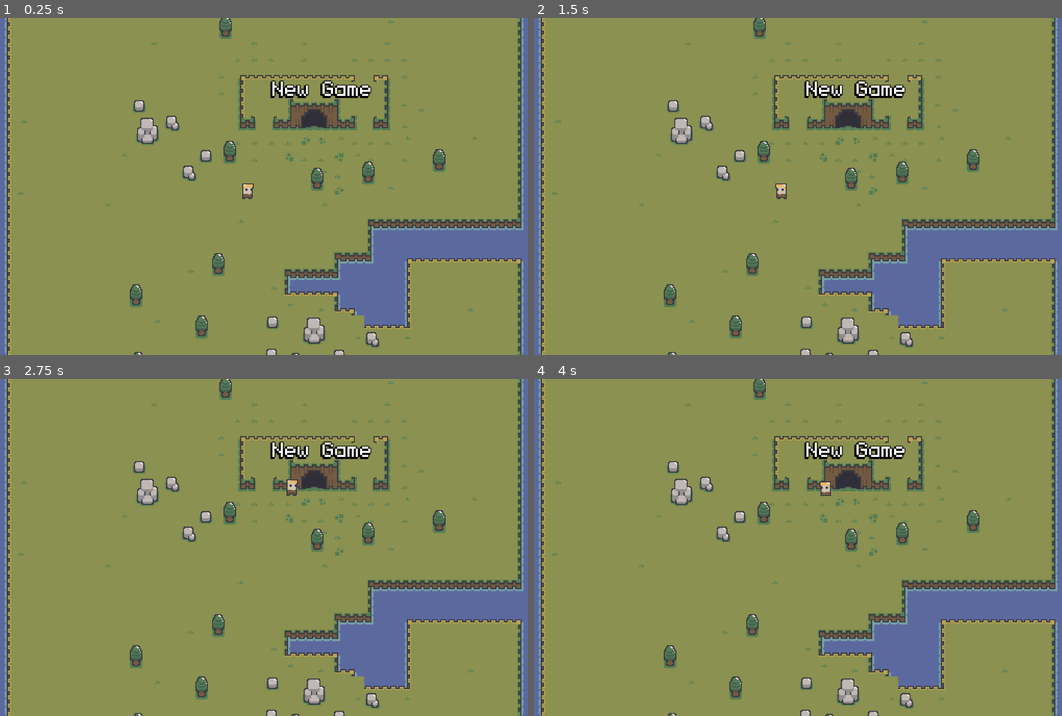
Above: before the commit, frames 1-4 (two rows, left to right).
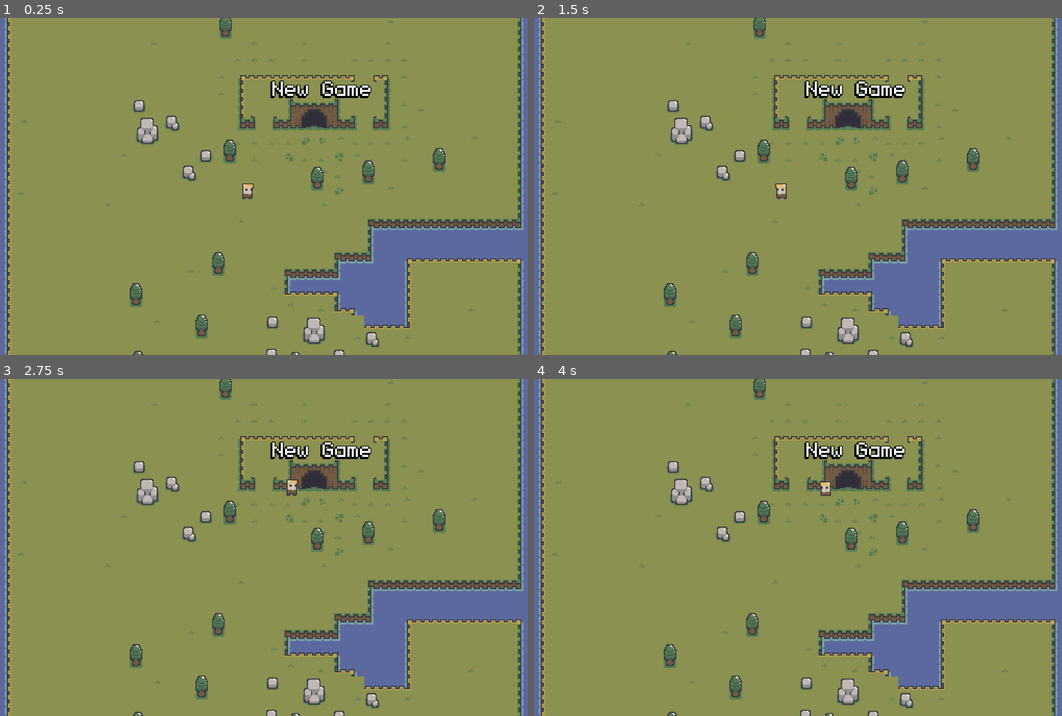
Above: after the commit, the same moments.

Repository: qmarsala/DeliciousDungeon
Game: Godot game, scene res://scenes/game.tscn
Two runs of this game, one before a commit and one after it. Both use one fixed random seed, a clock stepped at 60 frames per second and the inputs below.
Inputs (mouse positions are in pixels of both pictures, inside the frame that each line leads up to):
- Up to frame 1 (0.25 s): no input
- Up to frame 2 (1.5 s): tap Enter at 0.5 s; move the mouse to (914, 169) at 0.52 s; tap E (interact) at 0.6 s; tap Space at 1.25 s; move the mouse to (660, 203) at 1.27 s; tap Q (basic_attack) at 1.35 s
- Up to frame 3 (2.75 s): tap E (interact) at 1.55, 2.3 s; tap Enter at 2 s; move the mouse to (306, 473) at 2.02 s; right-click (306, 473) at 2.1 s
- Up to frame 4 (4 s): move the mouse to (750, 614) at 2.77 s; tap W (heavy_attack) at 2.85 s; tap E (interact) at 3.05, 3.6 s; tap Space at 3.5 s; move the mouse to (961, 598) at 3.52 s

The runs differ from the first frame. In frame 1, 0.2% of the frame differs, in the area x 24-85%, y 0-100%; in frame 2, 0.2%; in frame 3, 0.2%; in frame 4, 0.2%.

Commit message:
chopping trees

Diff:
--- /dev/null
+++ b/src/assets/scripts/cleanup.gd
@@ -0,0 +1,4 @@
+extends Node
+
+func cleanup():
+	get_parent().queue_free()
--- /dev/null
+++ b/src/assets/scripts/forest_tree.gd
@@ -0,0 +1,21 @@
+class_name ForestTree
+extends StaticBody2D
+
+@export var felled_tree_top: PackedScene
+
+@onready var sprite_2d: Sprite2D = $Sprite2D
+@onready var health_component: HealthComponent = $HealthComponent
+
+func chop():
+	if health_component.is_dead(): return
+
+	health_component.take_damage(1)
+	if health_component.is_dead():
+		var rect = sprite_2d.region_rect
+		sprite_2d.rotation_degrees = 0
+		sprite_2d.region_rect = Rect2(rect.position.x, rect.position.y + 15, rect.size.x, rect.size.y - 14)
+		sprite_2d.global_position = Vector2(sprite_2d.global_position.x, sprite_2d.global_position.y + 8)
+
+		if felled_tree_top:
+			var instance = felled_tree_top.instantiate() as Node2D
+			add_child.call_deferred(instance)
--- a/src/assets/scripts/health_component.gd
+++ b/src/assets/scripts/health_component.gd
@@ -3,7 +3,9 @@
 
 signal HealthDepleted
 
+#todo:wrap in animation controller?
 @export var character_sprite : AnimatedSprite2D
+@export var animation_player : AnimationPlayer
 @export var starting_health : float = 5
 
 var health : float = 1
@@ -21,6 +23,8 @@
 	if character_sprite and !(character_sprite.is_playing() and character_sprite.animation == "dash"):
 		character_sprite.stop()
 		character_sprite.play("receive_damage")
+	if animation_player and animation_player.has_animation("receive_damage"):
+		animation_player.play("receive_damage")
 	if is_dead():
 		HealthDepleted.emit()
 		if character_sprite:
--- a/src/assets/scripts/player.gd
+++ b/src/assets/scripts/player.gd
@@ -7,7 +7,7 @@
 const DASH_MULTIPLIER = 2
 const DASH_TIME = .5
 const DASH_COOLDOWN = 1
-const INTERACTION_RANGE = 20.0
+const INTERACTION_RANGE = 15.0
 const STARTING_NUTRITION = 10
 
 @export var hunger_enabled: bool = true
@@ -27,11 +27,11 @@
 var rest_is_cooldown = false
 var food: int
 var nutrition: float
-# todo: this feels like it ruins 'composition' adding health to the player
-# but we need to be able to get at the health f a player from outside the player
 var health: float:
 	get: return %HealthComponent.health
-func is_dead(): return %HealthComponent.is_dead()
+
+func is_dead():
+	return %HealthComponent.is_dead()
 
 var move_target: Vector2
 var move_disabled: bool
@@ -98,8 +98,11 @@
 	var result = space_state.intersect_ray(query)
 	if not result: return
 	var target = result["collider"]
+	#todo: make 'interactable' group and call interact on the object
 	if target and target is Door:
 		target.open()
+	if target and target is ForestTree:
+		target.chop()
 
 func _on_hunger_timer_timeout() -> void:
 	if not hunger_enabled or is_dead(): return
--- /dev/null
+++ b/src/scenes/levels/felled_tree_top.tscn
@@ -0,0 +1,94 @@
+[gd_scene load_steps=6 format=3 uid="uid://1klbv4dx44kw"]
+
+[ext_resource type="Texture2D" uid="uid://bclkv6beuf77b" path="res://assets/sprites/fantasy_ [version 2.0]/forest_/forest_ [resources].png" id="1_6t2k5"]
+[ext_resource type="Script" path="res://assets/scripts/cleanup.gd" id="2_nj2gq"]
+
+[sub_resource type="Animation" id="Animation_ohggi"]
+length = 0.001
+tracks/0/type = "value"
+tracks/0/imported = false
+tracks/0/enabled = true
+tracks/0/path = NodePath(".:position")
+tracks/0/interp = 1
+tracks/0/loop_wrap = true
+tracks/0/keys = {
+"times": PackedFloat32Array(0),
+"transitions": PackedFloat32Array(1),
+"update": 0,
+"values": [Vector2(0, 0)]
+}
+tracks/1/type = "value"
+tracks/1/imported = false
+tracks/1/enabled = true
+tracks/1/path = NodePath(".:rotation")
+tracks/1/interp = 1
+tracks/1/loop_wrap = true
+tracks/1/keys = {
+"times": PackedFloat32Array(0),
+"transitions": PackedFloat32Array(1),
+"update": 0,
+"values": [0.0]
+}
+
+[sub_resource type="Animation" id="Animation_bovv5"]
+resource_name = "fall"
+length = 0.3
+tracks/0/type = "value"
+tracks/0/imported = false
+tracks/0/enabled = true
+tracks/0/path = NodePath(".:position")
+tracks/0/interp = 1
+tracks/0/loop_wrap = true
+tracks/0/keys = {
+"times": PackedFloat32Array(0, 0.1, 0.166667, 0.233333),
+"transitions": PackedFloat32Array(1, 1, 1, 1),
+"update": 0,
+"values": [Vector2(0, -14), Vector2(4, -14), Vector2(8, -14), Vector2(10, -10)]
+}
+tracks/1/type = "value"
+tracks/1/imported = false
+tracks/1/enabled = true
+tracks/1/path = NodePath(".:rotation")
+tracks/1/interp = 1
+tracks/1/loop_wrap = true
+tracks/1/keys = {
+"times": PackedFloat32Array(0, 0.0666667, 0.133333, 0.2),
+"transitions": PackedFloat32Array(1, 1, 1, 1),
+"update": 0,
+"values": [0.0, 0.139626, 0.610865, 1.5708]
+}
+tracks/2/type = "method"
+tracks/2/imported = false
+tracks/2/enabled = true
+tracks/2/path = NodePath("Cleaner")
+tracks/2/interp = 1
+tracks/2/loop_wrap = true
+tracks/2/keys = {
+"times": PackedFloat32Array(0.3),
+"transitions": PackedFloat32Array(1),
+"values": [{
+"args": [],
+"method": &"cleanup"
+}]
+}
+
+[sub_resource type="AnimationLibrary" id="AnimationLibrary_dlrkt"]
+_data = {
+"RESET": SubResource("Animation_ohggi"),
+"fall": SubResource("Animation_bovv5")
+}
+
+[node name="FelledTreeTop" type="Sprite2D"]
+z_index = 5
+texture = ExtResource("1_6t2k5")
+region_enabled = true
+region_rect = Rect2(98, 24, 12, 15)
+
+[node name="AnimationPlayer" type="AnimationPlayer" parent="."]
+libraries = {
+"": SubResource("AnimationLibrary_dlrkt")
+}
+autoplay = "fall"
+
+[node name="Cleaner" type="Node" parent="."]
+script = ExtResource("2_nj2gq")
--- a/src/scenes/levels/tree.tscn
+++ b/src/scenes/levels/tree.tscn
@@ -1,13 +1,55 @@
-[gd_scene load_steps=3 format=3 uid="uid://b2ydsutrfwhu5"]
+[gd_scene load_steps=9 format=3 uid="uid://b2ydsutrfwhu5"]
 
 [ext_resource type="Texture2D" uid="uid://bclkv6beuf77b" path="res://assets/sprites/fantasy_ [version 2.0]/forest_/forest_ [resources].png" id="1_18ktc"]
+[ext_resource type="Script" path="res://assets/scripts/forest_tree.gd" id="1_cgee7"]
+[ext_resource type="PackedScene" uid="uid://1klbv4dx44kw" path="res://scenes/levels/felled_tree_top.tscn" id="2_a2c71"]
+[ext_resource type="PackedScene" uid="uid://ydoamsvkvmjd" path="res://scenes/components/health_component.tscn" id="3_vqeq6"]
 
 [sub_resource type="CapsuleShape2D" id="CapsuleShape2D_ospfv"]
 radius = 4.0
 height = 12.0
 
+[sub_resource type="Animation" id="Animation_rcunq"]
+length = 0.001
+tracks/0/type = "value"
+tracks/0/imported = false
+tracks/0/enabled = true
+tracks/0/path = NodePath("Sprite2D:rotation")
+tracks/0/interp = 1
+tracks/0/loop_wrap = true
+tracks/0/keys = {
+"times": PackedFloat32Array(0),
+"transitions": PackedFloat32Array(1),
+"update": 0,
+"values": [0.0]
+}
+
+[sub_resource type="Animation" id="Animation_rd3it"]
+resource_name = "receive_damage"
+length = 0.2
+tracks/0/type = "value"
+tracks/0/imported = false
+tracks/0/enabled = true
+tracks/0/path = NodePath("Sprite2D:rotation")
+tracks/0/interp = 1
+tracks/0/loop_wrap = true
+tracks/0/keys = {
+"times": PackedFloat32Array(0, 0.0666667, 0.166667),
+"transitions": PackedFloat32Array(1, 1, 1),
+"update": 0,
+"values": [0.0, -0.0436332, 0.0436332]
+}
+
+[sub_resource type="AnimationLibrary" id="AnimationLibrary_l23id"]
+_data = {
+"RESET": SubResource("Animation_rcunq"),
+"receive_damage": SubResource("Animation_rd3it")
+}
+
 [node name="Tree" type="StaticBody2D"]
 y_sort_enabled = true
+script = ExtResource("1_cgee7")
+felled_tree_top = ExtResource("2_a2c71")
 
 [node name="CollisionShape2D" type="CollisionShape2D" parent="."]
 position = Vector2(0, -4)
@@ -15,7 +57,18 @@
 shape = SubResource("CapsuleShape2D_ospfv")
 
 [node name="Sprite2D" type="Sprite2D" parent="."]
-position = Vector2(0, -11)
+position = Vector2(0, -11.5)
+scale = Vector2(1, 1.04545)
 texture = ExtResource("1_18ktc")
 region_enabled = true
 region_rect = Rect2(98, 24, 12, 22)
+region_filter_clip_enabled = true
+
+[node name="HealthComponent" parent="." node_paths=PackedStringArray("animation_player") instance=ExtResource("3_vqeq6")]
+animation_player = NodePath("../AnimationPlayer")
+starting_health = 3.0
+
+[node name="AnimationPlayer" type="AnimationPlayer" parent="."]
+libraries = {
+"": SubResource("AnimationLibrary_l23id")
+}
